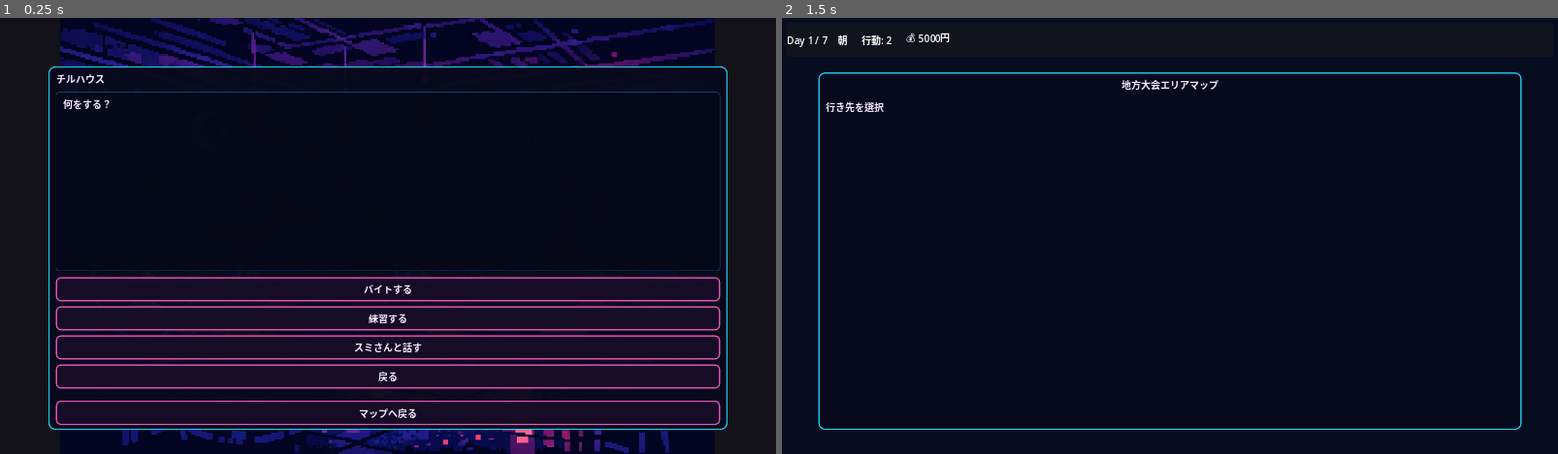
Above: before the commit, frames 1-2 (left to right).
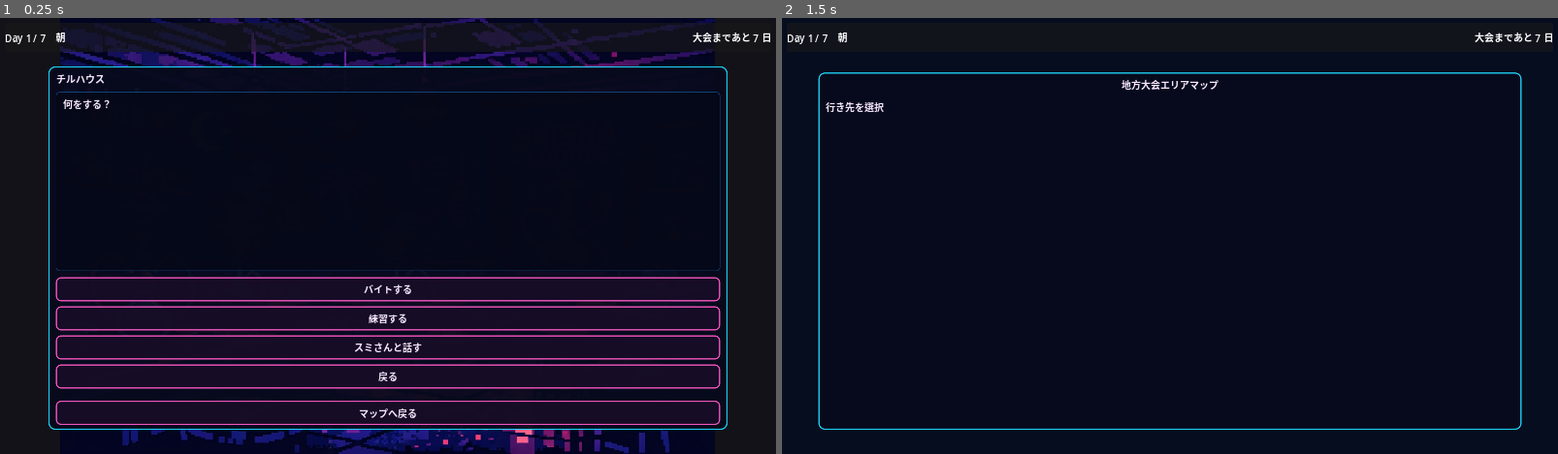
Above: after the commit, the same moments.

Repository: haseatsu114514-dot/shisha-game
Game: Godot game, scene res://scenes/daily/baito.tscn
The game is run twice, just before and just after one commit, with the same random seed, the same clock (stepped at 60 frames per second) and the same inputs. This scene is started directly instead of the project's main scene.
Inputs:
- Up to frame 1 (0.25 s): no input
- Up to frame 2 (1.5 s): click "マップへ戻る" at 0.5 s; tap Enter at 1.25 s

The runs differ from the first frame. In frame 1, 2.2% of the frame differs, in the area x 0-100%, y 1-8%; in frame 2, 0.3%.

Commit message:
Show daily HUD with date/time and tournament countdown across daily scenes

Diff:
--- a/scenes/daily/baito.tscn
+++ b/scenes/daily/baito.tscn
@@ -1,7 +1,8 @@
-[gd_scene load_steps=3 format=3]
+[gd_scene load_steps=4 format=3]
 
 [ext_resource type="Script" path="res://scripts/daily/baito.gd" id="1"]
 [ext_resource type="Texture2D" path="res://assets/backgrounds/bg_chillhouse_inside.png" id="2"]
+[ext_resource type="PackedScene" path="res://scenes/ui/hud.tscn" id="3"]
 
 [node name="Baito" type="Control"]
 layout_mode = 3
@@ -55,3 +56,5 @@
 unique_name_in_owner = true
 layout_mode = 2
 text = "マップへ戻る"
+
+[node name="HUD" parent="." instance=ExtResource("3")]
--- a/scenes/daily/interaction.tscn
+++ b/scenes/daily/interaction.tscn
@@ -1,6 +1,7 @@
-[gd_scene load_steps=2 format=3]
+[gd_scene load_steps=3 format=3]
 
 [ext_resource type="Script" path="res://scripts/daily/interaction.gd" id="1"]
+[ext_resource type="PackedScene" path="res://scenes/ui/hud.tscn" id="2"]
 
 [node name="Interaction" type="Control"]
 layout_mode = 3
@@ -56,4 +57,6 @@
 layout_mode = 2
 text = "戻る"
 
+[node name="HUD" parent="." instance=ExtResource("2")]
+
 [connection signal="pressed" from="Panel/VBox/BackButton" to="." method="_on_back_button_pressed"]
--- a/scenes/daily/morning_phone.tscn
+++ b/scenes/daily/morning_phone.tscn
@@ -1,6 +1,7 @@
-[gd_scene load_steps=2 format=3]
+[gd_scene load_steps=3 format=3]
 
 [ext_resource type="Script" path="res://scripts/daily/morning_phone.gd" id="1"]
+[ext_resource type="PackedScene" path="res://scenes/ui/hud.tscn" id="2"]
 
 [node name="MorningPhone" type="Control"]
 layout_mode = 3
@@ -82,6 +83,8 @@
 layout_mode = 2
 text = "閉じる"
 
+[node name="HUD" parent="." instance=ExtResource("2")]
+
 [connection signal="pressed" from="PhoneFrame/VBox/LimeButton" to="." method="_on_lime_button_pressed"]
 [connection signal="pressed" from="PhoneFrame/VBox/SheeshaButton" to="." method="_on_sheesha_button_pressed"]
 [connection signal="pressed" from="PhoneFrame/VBox/ClosePhoneButton" to="." method="_on_close_phone_button_pressed"]
--- a/scenes/daily/night_end.tscn
+++ b/scenes/daily/night_end.tscn
@@ -1,6 +1,7 @@
-[gd_scene load_steps=2 format=3]
+[gd_scene load_steps=3 format=3]
 
 [ext_resource type="Script" path="res://scripts/daily/night_end.gd" id="1"]
+[ext_resource type="PackedScene" path="res://scenes/ui/hud.tscn" id="2"]
 
 [node name="NightEnd" type="Control"]
 layout_mode = 3
@@ -41,3 +42,5 @@
 unique_name_in_owner = true
 wait_time = 2.0
 one_shot = true
+
+[node name="HUD" parent="." instance=ExtResource("2")]
--- a/scenes/daily/practice.tscn
+++ b/scenes/daily/practice.tscn
@@ -1,6 +1,7 @@
-[gd_scene load_steps=2 format=3]
+[gd_scene load_steps=3 format=3]
 
 [ext_resource type="Script" path="res://scripts/daily/practice.gd" id="1"]
+[ext_resource type="PackedScene" path="res://scenes/ui/hud.tscn" id="2"]
 
 [node name="Practice" type="Control"]
 layout_mode = 3
@@ -34,4 +35,6 @@
 offset_bottom = 450.0
 text = "戻る"
 
+[node name="HUD" parent="." instance=ExtResource("2")]
+
 [connection signal="pressed" from="BackButton" to="." method="_on_back_button_pressed"]
--- a/scenes/daily/shop.tscn
+++ b/scenes/daily/shop.tscn
@@ -1,6 +1,7 @@
-[gd_scene load_steps=2 format=3]
+[gd_scene load_steps=3 format=3]
 
 [ext_resource type="Script" path="res://scripts/daily/shop.gd" id="1"]
+[ext_resource type="PackedScene" path="res://scenes/ui/hud.tscn" id="2"]
 
 [node name="Shop" type="Control"]
 layout_mode = 3
@@ -48,4 +49,6 @@
 layout_mode = 2
 text = "マップへ戻る"
 
+[node name="HUD" parent="." instance=ExtResource("2")]
+
 [connection signal="pressed" from="Panel/VBox/BackButton" to="." method="_on_back_button_pressed"]
--- a/scenes/ui/hud.tscn
+++ b/scenes/ui/hud.tscn
@@ -5,28 +5,27 @@
 [node name="HUD" type="CanvasLayer"]
 script = ExtResource("1")
 
-[node name="Panel" type="PanelContainer" parent="."]
+[node name="TopBar" type="PanelContainer" parent="."]
 anchor_right = 1.0
 offset_left = 8.0
 offset_top = 8.0
 offset_right = -8.0
-offset_bottom = 64.0
+offset_bottom = 56.0
 
-[node name="HBox" type="HBoxContainer" parent="Panel"]
+[node name="HBox" type="HBoxContainer" parent="TopBar"]
 layout_mode = 2
-theme_override_constants/separation = 24
 
-[node name="DateLabel" type="Label" parent="Panel/HBox"]
+[node name="DateTimeLabel" type="Label" parent="TopBar/HBox"]
 unique_name_in_owner = true
 layout_mode = 2
 text = "Day 1 / 7　朝"
 
-[node name="ActionLabel" type="Label" parent="Panel/HBox"]
+[node name="Spacer" type="Control" parent="TopBar/HBox"]
+layout_mode = 2
+size_flags_horizontal = 3
+
+[node name="RemainingDaysLabel" type="Label" parent="TopBar/HBox"]
 unique_name_in_owner = true
 layout_mode = 2
-text = "行動: 2"
-
-[node name="MoneyLabel" type="Label" parent="Panel/HBox"]
-unique_name_in_owner = true
-layout_mode = 2
-text = "💰 5000円"
+text = "大会まであと 7 日"
+horizontal_alignment = 2
--- a/scenes/ui/lime_screen.tscn
+++ b/scenes/ui/lime_screen.tscn
@@ -1,6 +1,7 @@
-[gd_scene load_steps=2 format=3]
+[gd_scene load_steps=3 format=3]
 
 [ext_resource type="Script" path="res://scripts/ui/lime_screen.gd" id="1"]
+[ext_resource type="PackedScene" path="res://scenes/ui/hud.tscn" id="2"]
 
 [node name="LimeScreen" type="Control"]
 layout_mode = 3
@@ -46,3 +47,5 @@
 unique_name_in_owner = true
 layout_mode = 2
 text = "戻る"
+
+[node name="HUD" parent="." instance=ExtResource("2")]
--- a/scripts/ui/hud.gd
+++ b/scripts/ui/hud.gd
@@ -1,8 +1,7 @@
 extends CanvasLayer
 
-@onready var date_label: Label = %DateLabel
-@onready var action_label: Label = %ActionLabel
-@onready var money_label: Label = %MoneyLabel
+@onready var date_time_label: Label = %DateTimeLabel
+@onready var remaining_days_label: Label = %RemainingDaysLabel
 
 
 func _ready() -> void:
@@ -14,10 +13,14 @@
 
 
 func _process(_delta: float) -> void:
-	money_label.text = "💰 %d円" % PlayerData.money
+	_update_labels()
 
 
 func _update_labels(_value: Variant = null) -> void:
-	date_label.text = CalendarManager.get_display_date()
-	action_label.text = "行動: %d" % CalendarManager.actions_remaining
-	money_label.text = "💰 %d円" % PlayerData.money
+	date_time_label.text = CalendarManager.get_display_date()
+
+	var remaining_days = CalendarManager.get_remaining_days()
+	if remaining_days <= 0:
+		remaining_days_label.text = "大会当日"
+	else:
+		remaining_days_label.text = "大会まであと %d 日" % remaining_days
